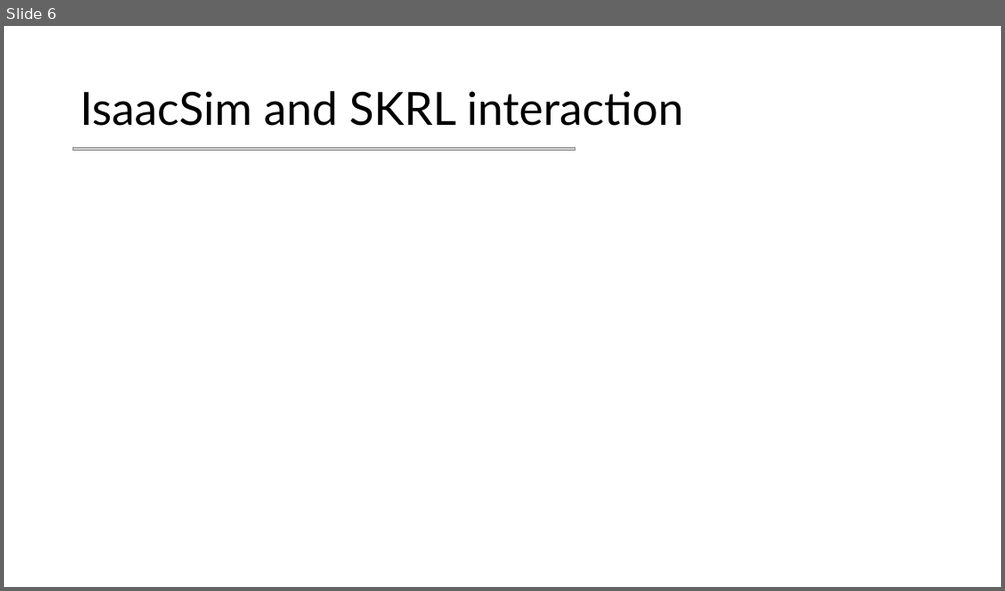
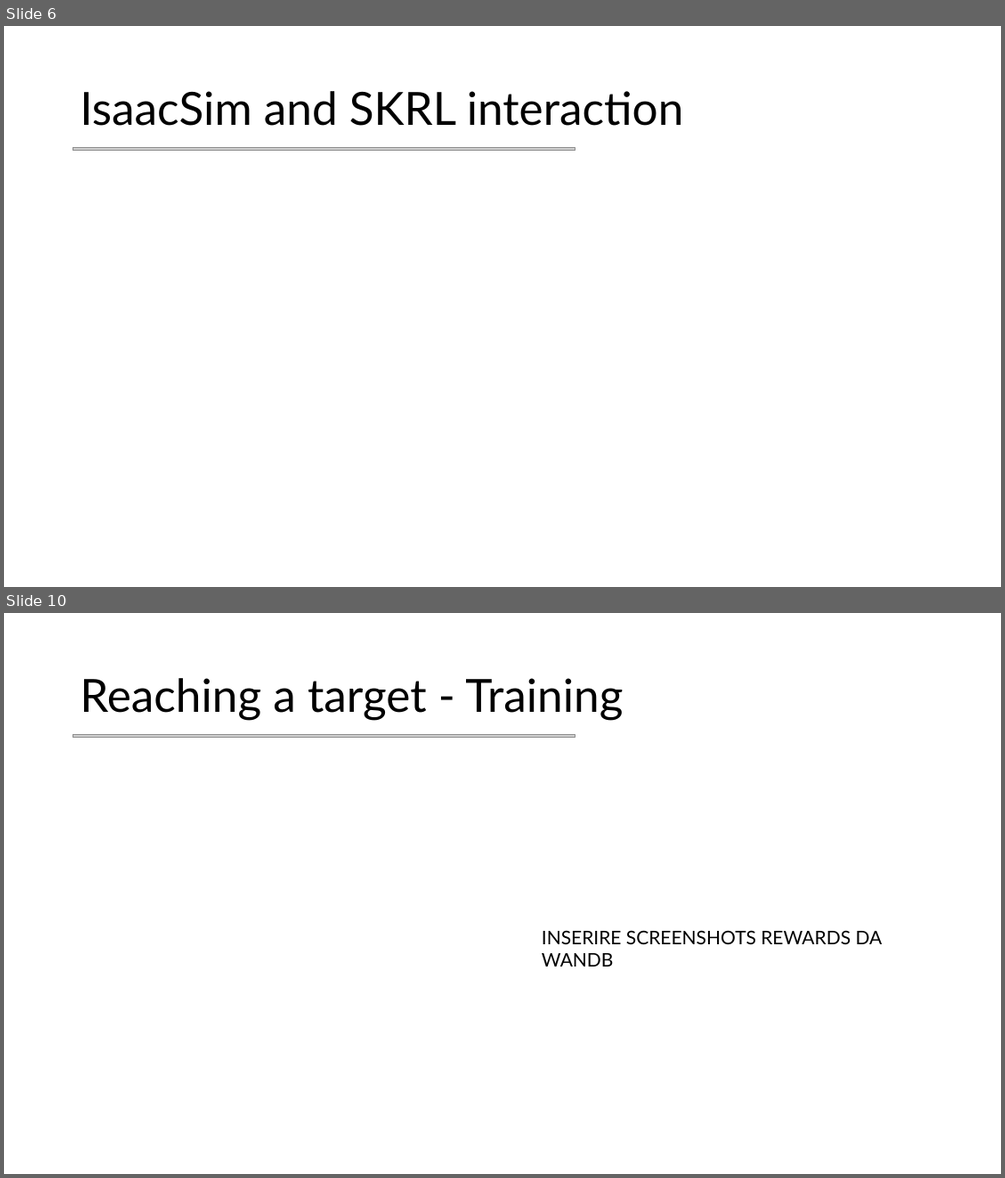
Before and after one commit to mettz/cps-project, a slide deck: Slides.pptx. Shown one above the other, each under a label of ours: slide 6 before the commit, slides 6 and 10 after it; the slides between them are not shown. The pictures are 1005x591 and 1005x1178 pixels, drawn with LibreOffice and Linux fonts; fonts in the diff are those of the drawing; grey boxes stand for pictures. Boxes give left, top, right and bottom in pixels: in the first picture for what was removed or moved away, otherwise in the second. Text is boxed around its words. In the diff, an @@ line names an element or a change of style, - is before the commit and + after.

```diff
--- a/Slides.pptx
+++ b/Slides.pptx
@@ slide 10 added at <box>4,613,1001,1174</box>, background #FFFFFF @@
@@ title added at <box>80,678,623,720</box>, 44 pt, text #000000 @@
+Reaching a target - Training
@@ picture added at <box>73,735,575,738</box> @@
@@ text added at <box>542,930,882,966</box>, 18 pt, text #000000 @@
+INSERIRE SCREENSHOTS REWARDS DA WANDB
```
Also in this commit, not shown: 4 other slides added, 2 other files.
